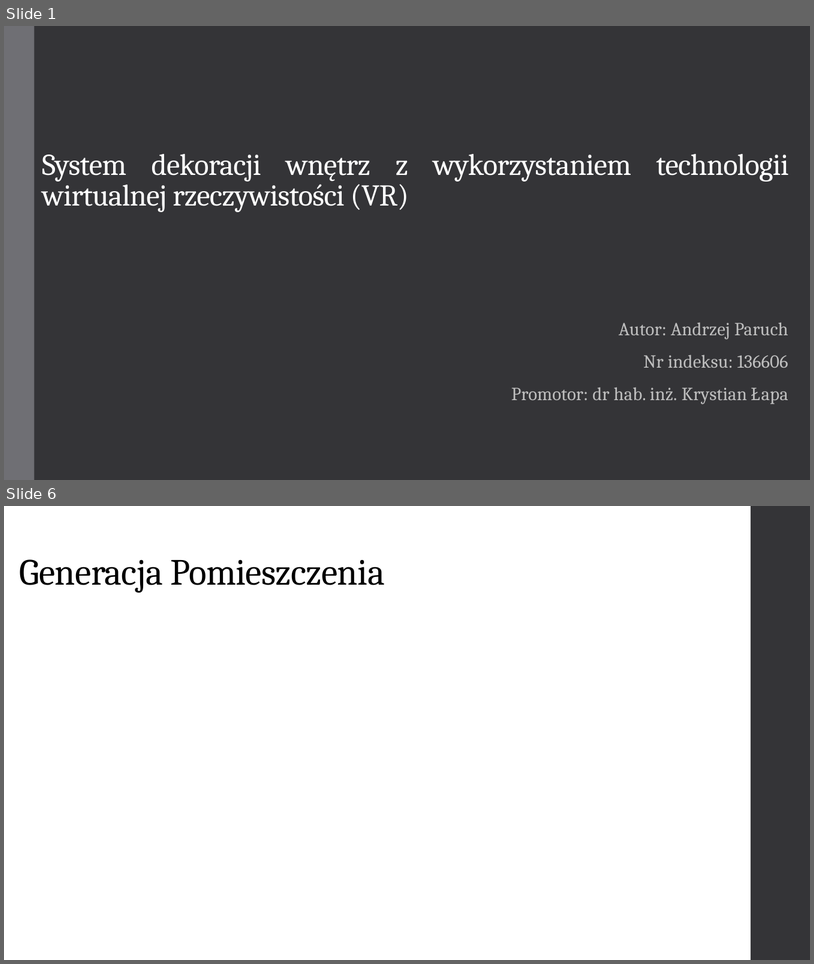
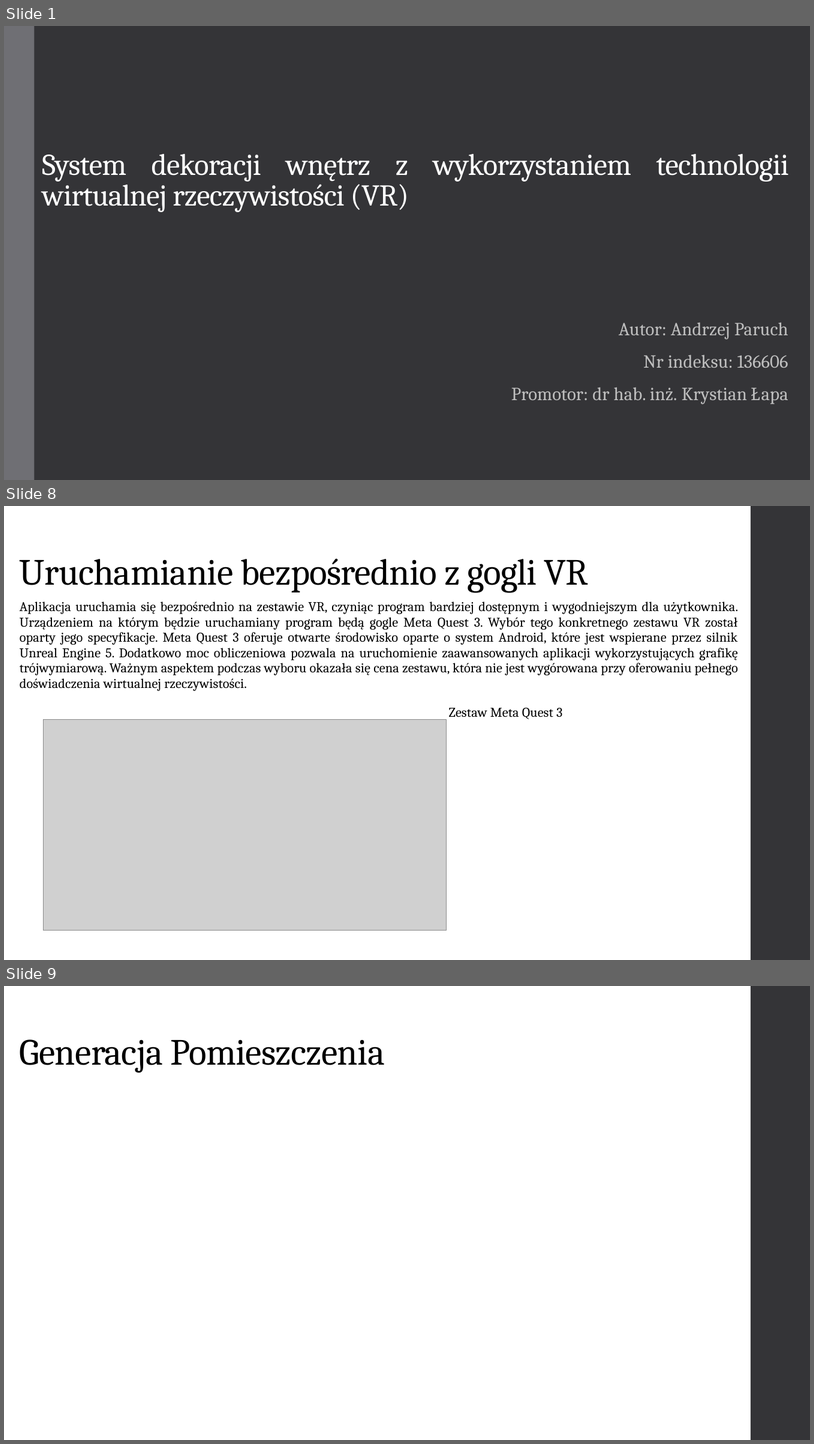
Before and after one commit to GlitchedGuest/PracaInzynieryjska, a slide deck: PrezentacjaAndrzejParuch.pptx. Shown one above the other, each under a label of ours: slides 1 and 6 before the commit, slides 1, 8 and 9 after it; the slides between them are not shown. The pictures are 814x964 and 814x1444 pixels, drawn with LibreOffice and Linux fonts; fonts in the diff are those of the drawing; grey boxes stand for pictures. Boxes give left, top, right and bottom in pixels: in the first picture for what was removed or moved away, otherwise in the second. Text is boxed around its words. In the diff, an @@ line names an element or a change of style, - is before the commit and + after.

```diff
--- a/PrezentacjaAndrzejParuch.pptx
+++ b/PrezentacjaAndrzejParuch.pptx
@@ slide 8 added at (x1=4, y1=506, x2=810, y2=960), background #FFFFFF; not listed: 1 template element that a slide beside it also shows @@
@@ title added at (x1=20, y1=558, x2=589, y2=593), 44 pt, text #000000 @@
+Uruchamianie bezpośrednio z gogli VR
@@ text added at (x1=20, y1=601, x2=739, y2=719), 16 pt, text #000000 @@
+Aplikacja uruchamia się bezpośrednio na zestawie VR, czyniąc program bardziej dostępnym i wygodniejszym dla użytkownika. Urządzeniem na którym będzie uruchamiany program będą gogle Meta Quest 3. Wybór tego konkretnego zestawu VR został oparty jego specyfikacje. Meta Quest 3 oferuje otwarte środowisko oparte o system Android, które jest wspierane przez silnik Unreal Engine 5. Dodatkowo moc obliczeniowa pozwala na uruchomienie zaawansowanych aplikacji wykorzystujących grafikę trójwymiarową. Ważnym aspektem podczas wyboru okazała się cena zestawu, która nie jest wygórowana przy oferowaniu pełnego doświadczenia wirtualnej rzeczywistości.
+Zestaw Meta Quest 3
@@ picture added at (x1=44, y1=720, x2=447, y2=930) @@
@@ what was slide 6 is now slide 9 @@
```
Also in this commit, not shown: 4 slides changed, 2 other slides added.
